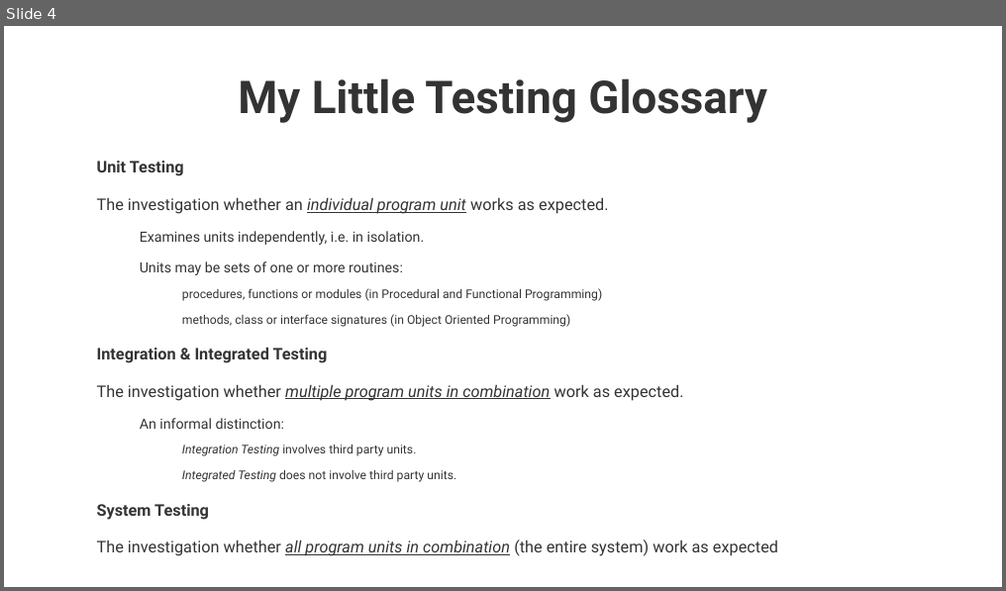
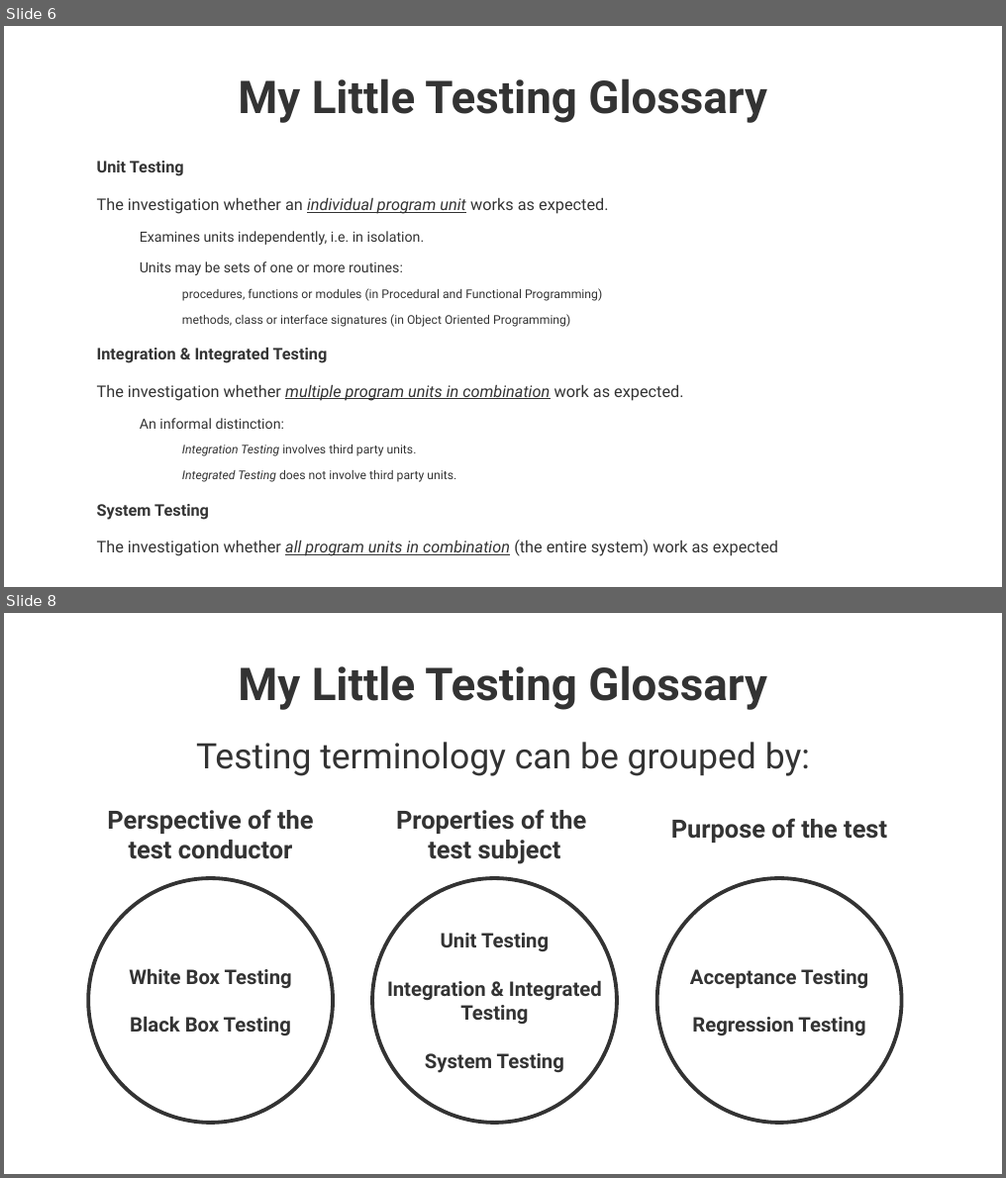
Before and after one commit to maxmeffert/SystemTesting, a slide deck: Presentation/Presentation.odp. Shown one above the other, each under a label of ours: slide 4 before the commit, slides 6 and 8 after it; the slides between them are not shown. The pictures are 1006x591 and 1006x1178 pixels, drawn with LibreOffice and Linux fonts; fonts in the diff are those of the drawing; background and template pictures are left out. Boxes give left, top, right and bottom in pixels: in the first picture for what was removed or moved away, otherwise in the second. Text is boxed around its words. In the diff, an @@ line names an element or a change of style, - is before the commit and + after.

```diff
--- a/Presentation/Presentation.odp
+++ b/Presentation/Presentation.odp
@@ slide 8 added at <box>4,613,1002,1174</box>, background picture (left out) @@
@@ title added at <box>238,665,767,710</box>, 36 pt, text #333333, bold @@
+My Little Testing Glossary
@@ text added at <box>196,742,810,776</box>, 28 pt, text #333333 @@
+Testing terminology can be grouped by:
@@ text added at <box>107,809,314,860</box>, 20 pt, text #333333, bold @@
+Perspective of the test conductor
@@ text added at <box>396,809,587,864</box>, 20 pt, text #333333, bold @@
+Properties of the
+test subject
@@ text added at <box>671,818,887,843</box>, 20 pt, text #333333, bold @@
+Purpose of the test
@@ ellipse added at <box>88,878,333,1123</box>, outline #333333 3 pt, 16 pt, text #333333, bold @@
+White Box Testing
+Black Box Testing
@@ ellipse added at <box>372,878,617,1123</box>, outline #333333 3 pt, 16 pt, text #333333, bold @@
+Unit Testing
+Integration & Integrated
+Testing
+System Testing
@@ ellipse added at <box>657,878,902,1123</box>, outline #333333 3 pt, 16 pt, text #333333, bold @@
+Acceptance Testing
+Regression Testing
@@ what was slide 4 is now slide 6 @@
```
Also in this commit, not shown: 5 slides changed, 9 other slides added, 3 slides removed, 1 other file.
